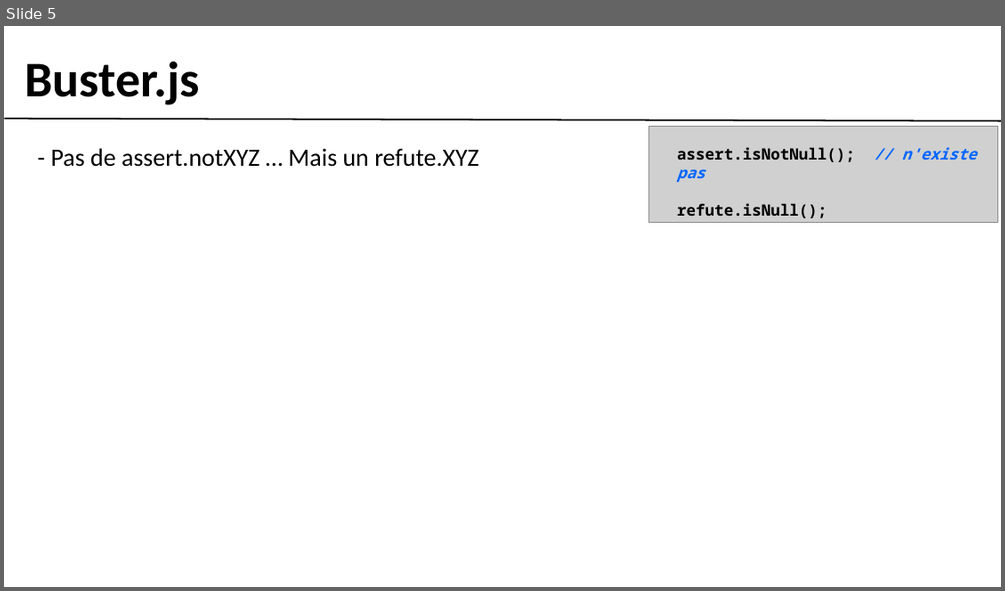
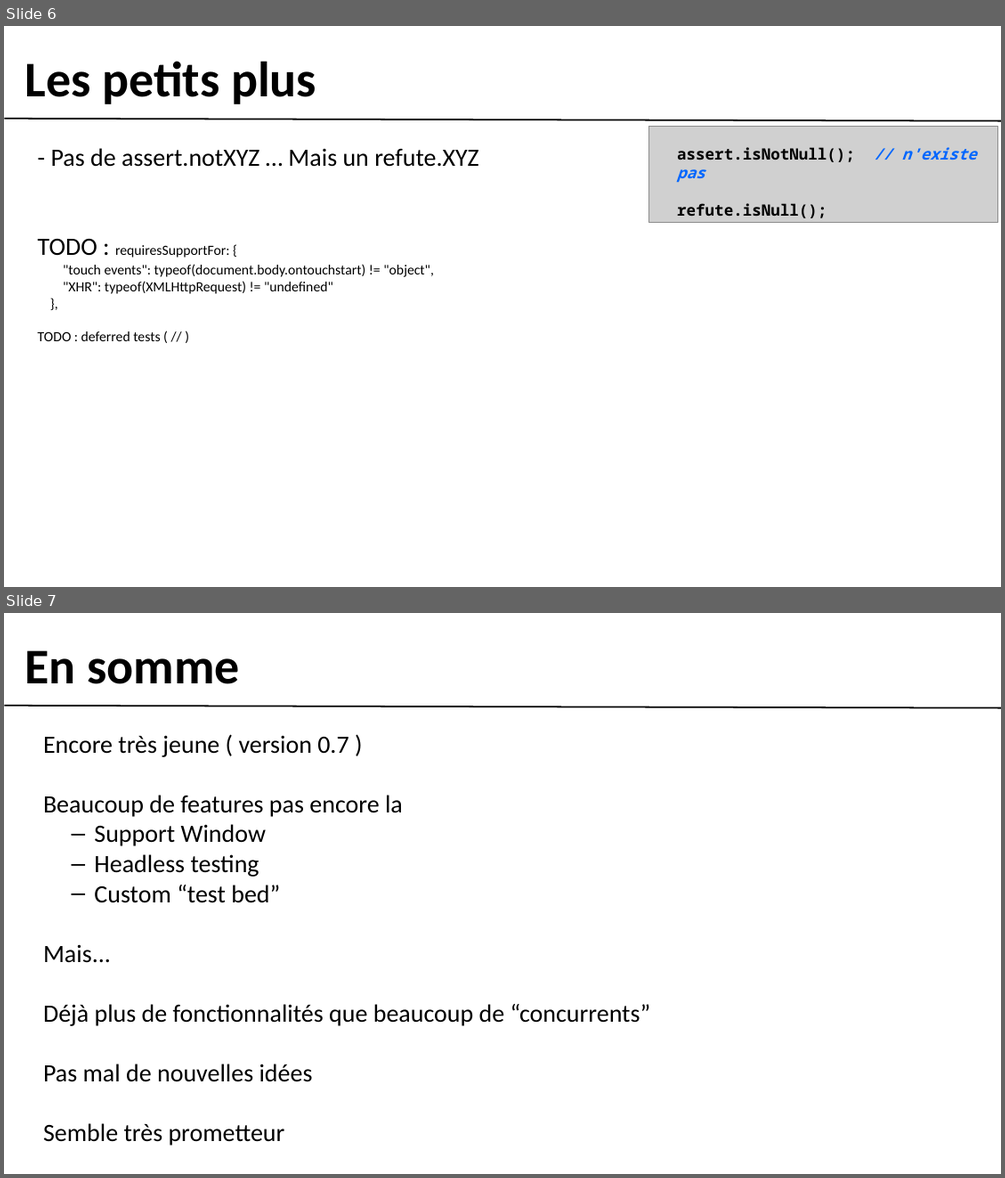
Before and after one commit to gobengo/devoxx-panorama-js-testing, a slide deck: doc/buster_part.ppt. Shown one above the other, each under a label of ours: slide 5 before the commit, slides 6 and 7 after it. The pictures are 1005x591 and 1005x1178 pixels, drawn with LibreOffice and Linux fonts; fonts in the diff are those of the drawing; grey boxes stand for pictures; background and template pictures are left out. Boxes give left, top, right and bottom in pixels: in the first picture for what was removed or moved away, otherwise in the second. Text is boxed around its words. In the diff, an @@ line names an element or a change of style, - is before the commit and + after.

```diff
--- a/doc/buster_part.ppt
+++ b/doc/buster_part.ppt
@@ slide 7 added at (4,613,1001,1174), background #FFFFFF; not listed: 1 template element that a slide beside it also shows @@
@@ text added at (25,650,241,684), 64 pt, text #000000, bold @@
+En somme
@@ text added at (43,735,651,1145), 32 pt, text #000000 @@
+Encore très jeune ( version 0.7 )
+Beaucoup de features pas encore la
+  – Support Window
+  – Headless testing
+  – Custom “test bed”
+Mais...
+Déjà plus de fonctionnalités que beaucoup de “concurrents”
+Pas mal de nouvelles idées
+Semble très prometteur
@@ what was slide 5 is now slide 6 @@
@@ slide 6 changed as well @@
@@ text at (25,61,316,104): text changed @@
-Buster.js
+Les petits plus
@@ text at (38,239,434,341): paragraphs added @@
+TODO : requiresSupportFor: {
+"touch events": typeof(document.body.ontouchstart) != "object",
+"XHR": typeof(XMLHttpRequest) != "undefined"
+},
+TODO : deferred tests ( // )
```
Also in this commit, not shown: 2 other slides added, 1 slide removed, 2 other files.
